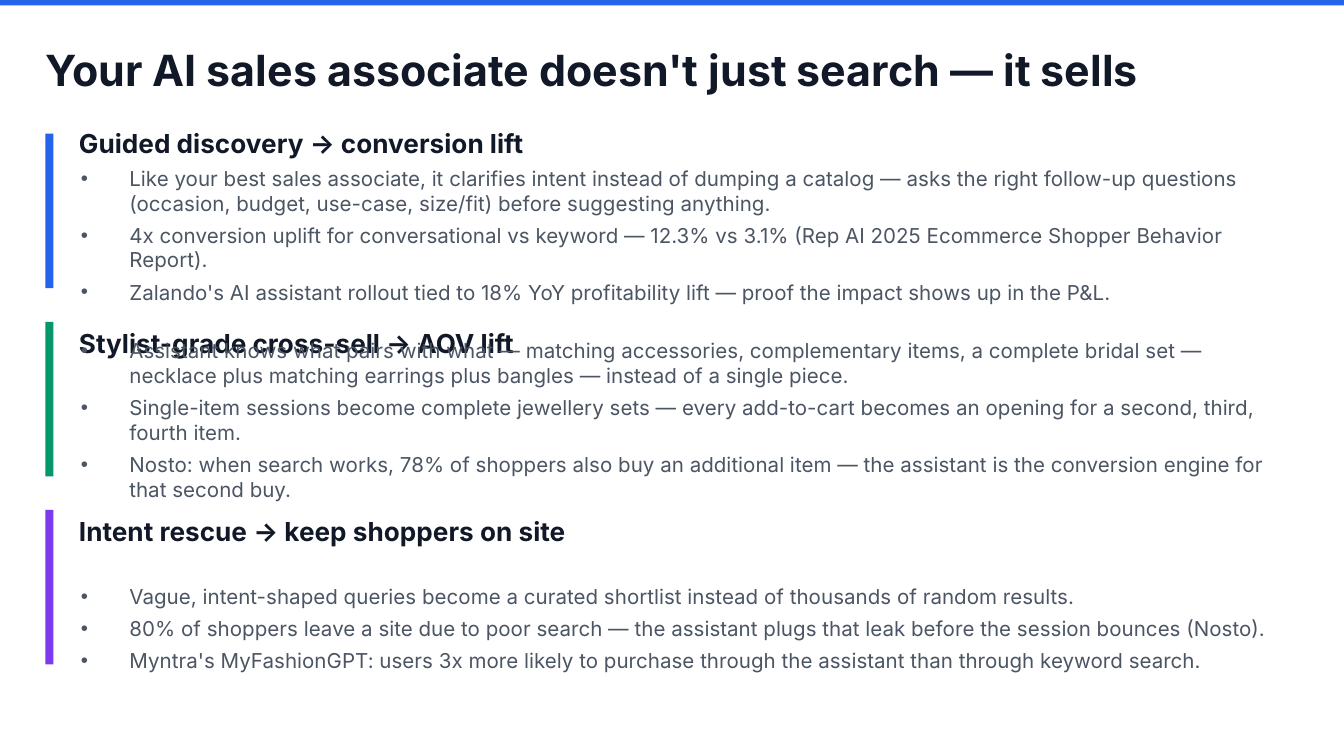
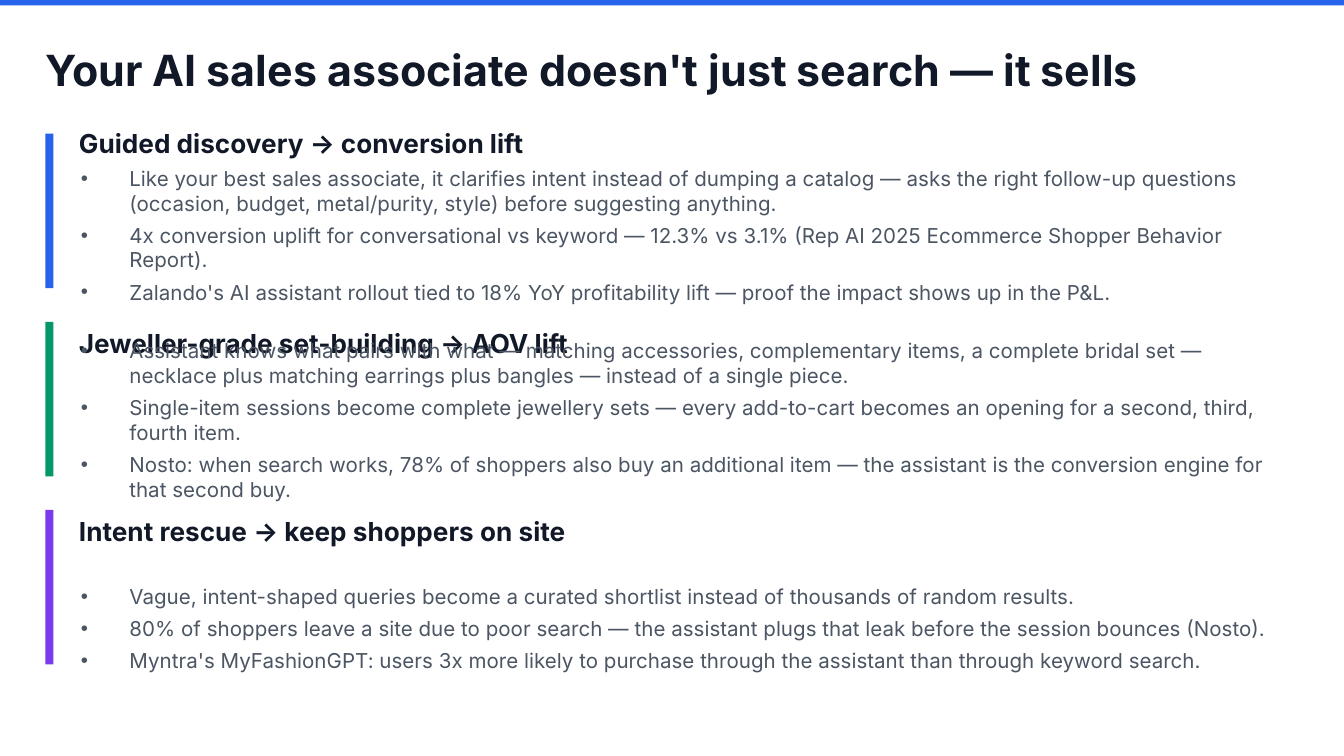
Before and after one commit to aantrikshhh/supersearch-ppt-templates, a slide deck: slide 12 of output/SS_Generic_Jewellery.pptx. Drawn at 1344x756 pixels with LibreOffice and Linux fonts; fonts in the diff are those of the drawing. Boxes give left, top, right and bottom in pixels: in the first picture for what was removed or moved away, otherwise in the second. Text is boxed around its words. In the diff, an @@ line names an element or a change of style, - is before the commit and + after.

```diff
--- a/output/SS_Generic_Jewellery.pptx
+++ b/output/SS_Generic_Jewellery.pptx
@@ text at <box>129,170,1237,216</box>: text changed @@
-• Like your best sales associate, it clarifies intent instead of dumping a catalog — asks the right follow-up questions (occasion, budget, use-case, size/fit) before suggesting anything.
+• Like your best sales associate, it clarifies intent instead of dumping a catalog — asks the right follow-up questions (occasion, budget, metal/purity, style) before suggesting anything.
@@ text at <box>79,333,434,359</box>: text changed @@
-Stylist-grade cross-sell → AOV lift
+Jeweller-grade set-building → AOV lift
```
Also in this commit, not shown: 4 other slides changed, 8 other files.
